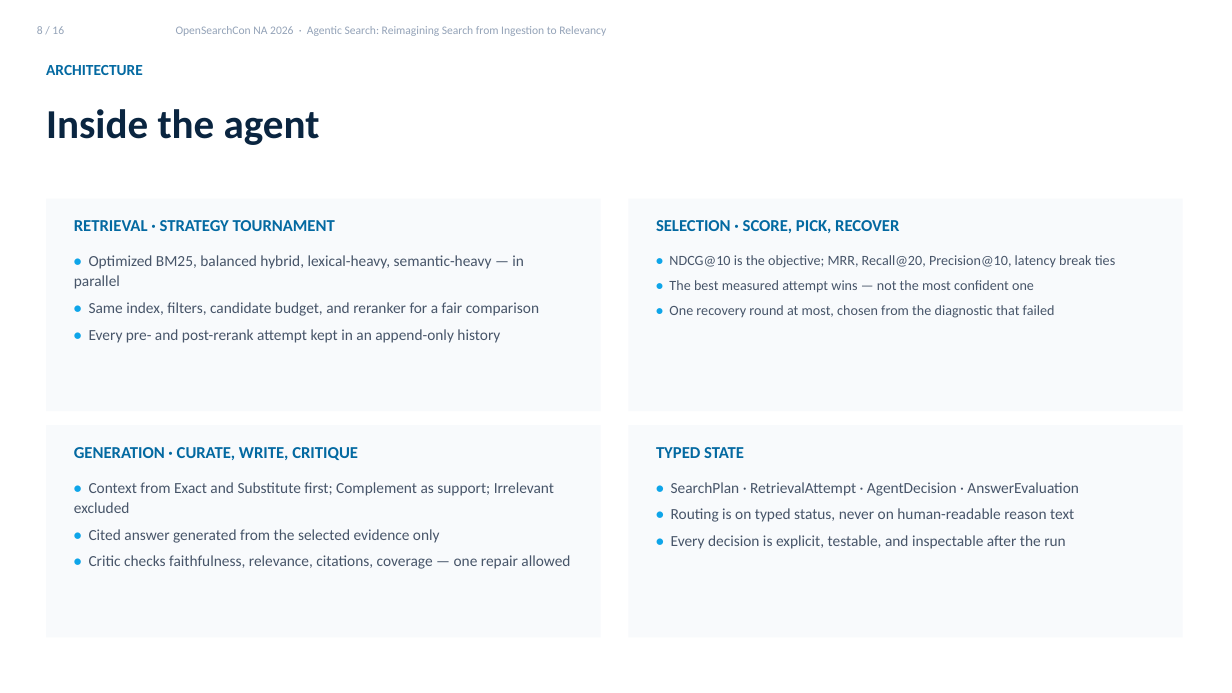
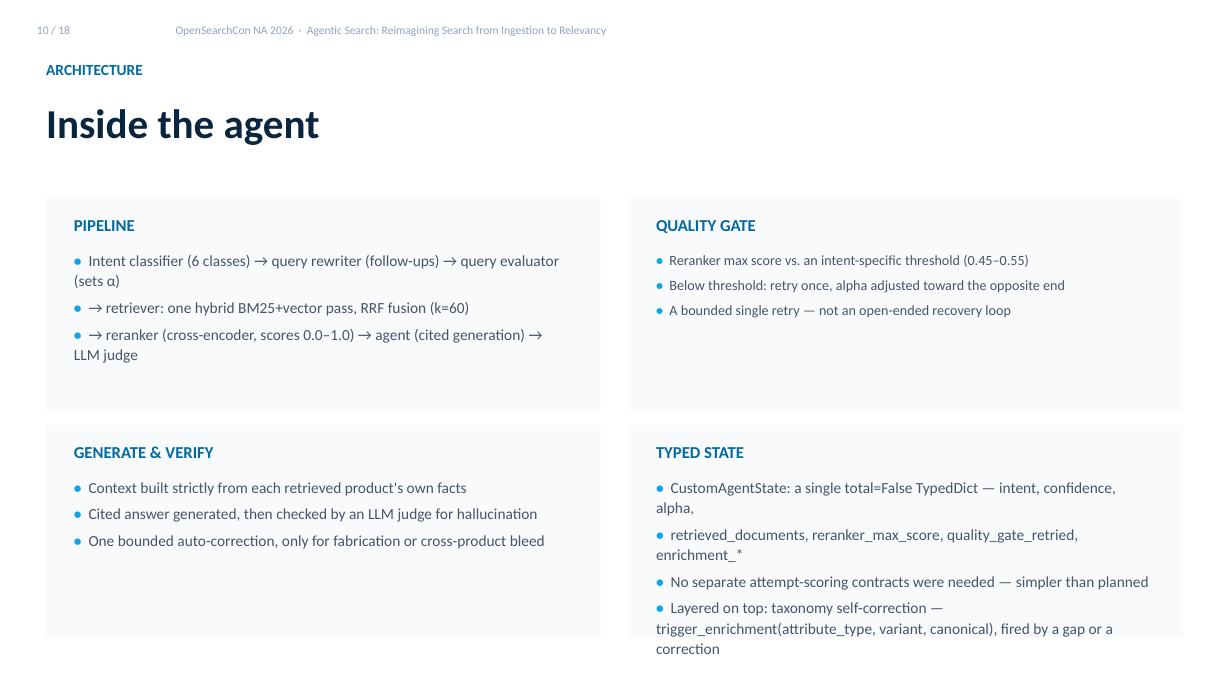
Before and after one commit to kmwtechnology/opensearch2026-agentic-search, a slide deck: slide 10 of docs/presentation/Agentic Search Talk Draft.pptx (slide 8 before the commit). Drawn at 1232x693 pixels with LibreOffice and Linux fonts; fonts in the diff are those of the drawing. Boxes give left, top, right and bottom in pixels: in the first picture for what was removed or moved away, otherwise in the second. Text is boxed around its words. In the diff, an @@ line names an element or a change of style, - is before the commit and + after.

```diff
--- a/docs/presentation/Agentic Search Talk Draft.pptx
+++ b/docs/presentation/Agentic Search Talk Draft.pptx
@@ text at bbox=[37, 26, 70, 34]: text changed @@
-8 / 16
+10 / 18
@@ text at bbox=[74, 220, 135, 231]: text changed @@
-RETRIEVAL · STRATEGY TOURNAMENT
+PIPELINE
@@ text at bbox=[656, 220, 756, 233]: text changed @@
-SELECTION · SCORE, PICK, RECOVER
+QUALITY GATE
@@ text at bbox=[74, 255, 559, 363]: text changed @@
-• Optimized BM25, balanced hybrid, lexical-heavy, semantic-heavy — in parallel
-• Same index, filters, candidate budget, and reranker for a fair comparison
-• Every pre- and post-rerank attempt kept in an append-only history
+• Intent classifier (6 classes) → query rewriter (follow-ups) → query evaluator (sets α)
+• → retriever: one hybrid BM25+vector pass, RRF fusion (k=60)
+• → reranker (cross-encoder, scores 0.0–1.0) → agent (cited generation) → LLM judge
@@ text at bbox=[669, 255, 1065, 496]: text changed @@
-• NDCG@10 is the objective; MRR, Recall@20, Precision@10, latency break ties
-• The best measured attempt wins — not the most confident one
-• One recovery round at most, chosen from the diagnostic that failed
+• Reranker max score vs. an intent-specific threshold (0.45–0.55)
+• Below threshold: retry once, alpha adjusted toward the opposite end
+• A bounded single retry — not an open-ended recovery loop
@@ text at bbox=[74, 447, 213, 458]: text changed @@
-GENERATION · CURATE, WRITE, CRITIQUE
+GENERATE & VERIFY
@@ text at bbox=[89, 482, 545, 549]: text changed @@
-• Context from Exact and Substitute first; Complement as support; Irrelevant excluded
-• Cited answer generated from the selected evidence only
-• Critic checks faithfulness, relevance, citations, coverage — one repair allowed
+• Context built strictly from each retrieved product's own facts
+• Cited answer generated, then checked by an LLM judge for hallucination
+• One bounded auto-correction, only for fabrication or cross-product bleed
@@ text at bbox=[656, 482, 1149, 654]: text changed @@
-• SearchPlan · RetrievalAttempt · AgentDecision · AnswerEvaluation
-• Routing is on typed status, never on human-readable reason text
-• Every decision is explicit, testable, and inspectable after the run
+• CustomAgentState: a single total=False TypedDict — intent, confidence, alpha,
+• retrieved_documents, reranker_max_score, quality_gate_retried, enrichment_*
+• No separate attempt-scoring contracts were needed — simpler than planned
+• Layered on top: taxonomy self-correction — trigger_enrichment(attribute_type, variant, canonical), fired by a gap or a correction
```
Also in this commit, not shown: 13 other slides changed, 2 slides added.
